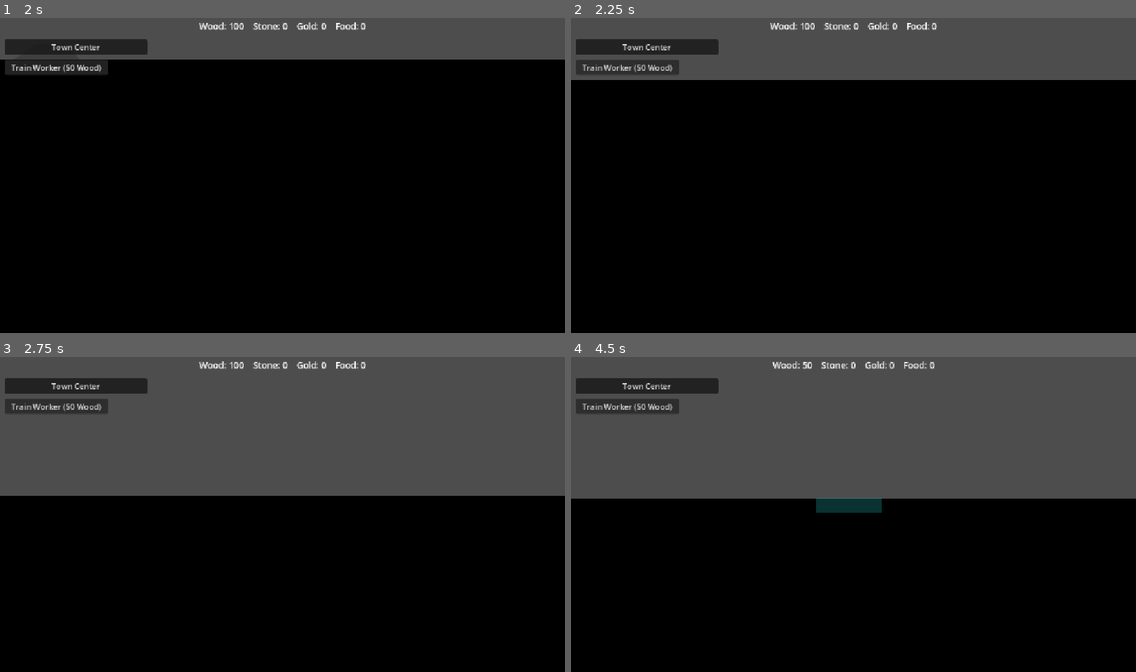
Above: before the commit, frames 1-4 (two rows, left to right).
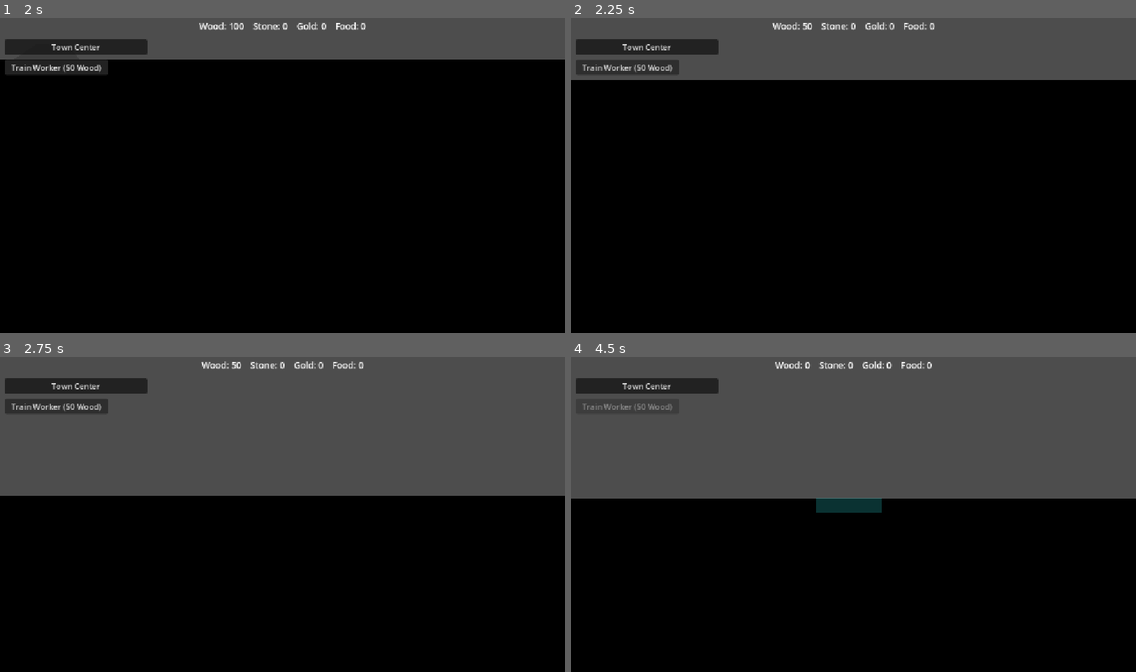
Above: after the commit, the same moments.

Repository: Ferrum-t/RTS-Game
Game: Godot game, scene res://Scenes/World/World.tscn
Same seed, same stepped clock (60 frames per second), same inputs: the game is played once before the commit and once after it.
Inputs (mouse positions are in pixels of both pictures, inside the frame that each line leads up to):
- Up to frame 1 (2 s): click "Town Center" at 0.5 s; click "Train Worker (50 Wood)" at 1.25 s
- Up to frame 2 (2.25 s): tap Enter at 2 s; move the mouse to (825, 238) at 2.02 s; hold Up (move_forward) from 2.03 s (still down); click (825, 238) at 2.17 s
- Up to frame 3 (2.75 s): keep holding Up (move_forward)
- Up to frame 4 (4.5 s): release Up (move_forward) at 2.75 s; drag from (1023, 561) to (825, 577) at 2.77 s; move the mouse to (684, 467) at 3.52 s; hold Left (move_left) 3.53-4.25 s; click (684, 467) at 3.67 s; tap Space at 4.25 s; drag from (881, 514) to (684, 467) at 4.27 s

Frame 1 is identical in both runs. In frame 2, 0.4% of the frame differs, in the area x 35-65%, y 1-4%; in frame 3, 0.4%; in frame 4, 0.5%, in the area x 2-65%, y 1-18%.

Commit message:
Spend resources when placing a building (BuildingData costs)

Diff:
--- a/Scripts/Systems/Managers/ConstructionManager.gd
+++ b/Scripts/Systems/Managers/ConstructionManager.gd
@@ -3,40 +3,60 @@
 var current_ghost: GhostBuilding = null
 var current_building_data: BuildingData = null
 
+
 func start_building(data: BuildingData) -> void:
+	if data == null:
+		return
+
+	var rm := get_node_or_null("/root/ResourceManager")
+	if rm and not rm.can_afford(data.wood, data.stone, data.gold, data.food):
+		print("Construction: not enough resources for ", data.building_name,
+			" (need W:", data.wood, " S:", data.stone, " G:", data.gold, " F:", data.food, ")")
+		return
 
 	if current_ghost != null:
 		current_ghost.queue_free()
 
 	current_building_data = data
 
+	if data.ghost_scene == null:
+		push_error("Construction: ghost_scene is null")
+		return
+
 	current_ghost = data.ghost_scene.instantiate()
+	get_tree().current_scene.add_child(current_ghost)
+	print("Started building mode: ", data.building_name)
 
-	get_tree().current_scene.add_child(current_ghost)
-
-	print("Started building mode.")
 
 func confirm_build() -> void:
-
-	if current_ghost == null:
+	if current_ghost == null or current_building_data == null:
 		return
 
-	if !current_ghost.can_build:
+	if not current_ghost.can_build:
 		print("Can't build here.")
 		return
 
-	# Сохраняем позицию ДО удаления
-	var position = current_ghost.global_position
+	var data := current_building_data
+	var rm := get_node_or_null("/root/ResourceManager")
 
-	# Создаем настоящее здание
-	var building = current_building_data.building_scene.instantiate()
+	if rm:
+		if not rm.spend(data.wood, data.stone, data.gold, data.food):
+			print("Construction: not enough resources to place ", data.building_name)
+			return
+
+	var position := current_ghost.global_position
+
+	if data.building_scene == null:
+		push_error("Construction: building_scene is null")
+		return
+
+	var building = data.building_scene.instantiate()
 	get_tree().current_scene.add_child(building)
-
-	# Теперь можно установить позицию
 	building.global_position = position
 
-	# И только теперь удалить призрак
 	current_ghost.queue_free()
 	current_ghost = null
+	current_building_data = null
 
-	print("Building placed.")
+	print("Building placed: ", data.building_name,
+		" (cost W:", data.wood, " S:", data.stone, ")")
